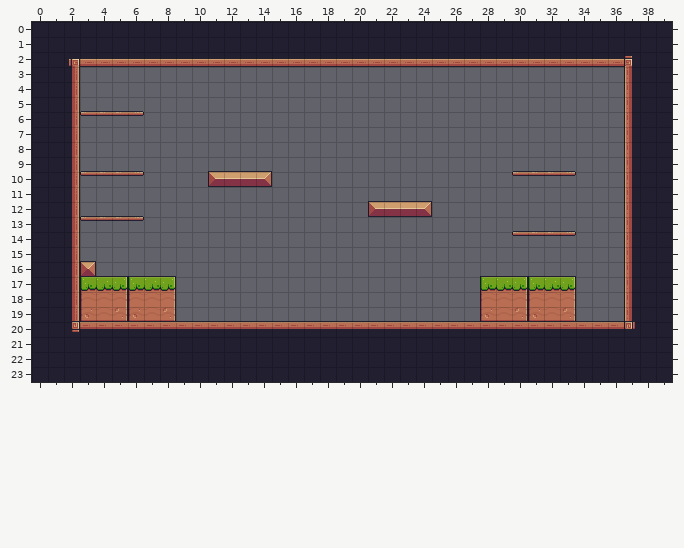
Two states of a Tiled map, assets/tiles/Level-01.tmx. The first picture shows the starting point.
Cells are 16x15 px. Shown: x 0..39, y 0..23.
Now the later version:
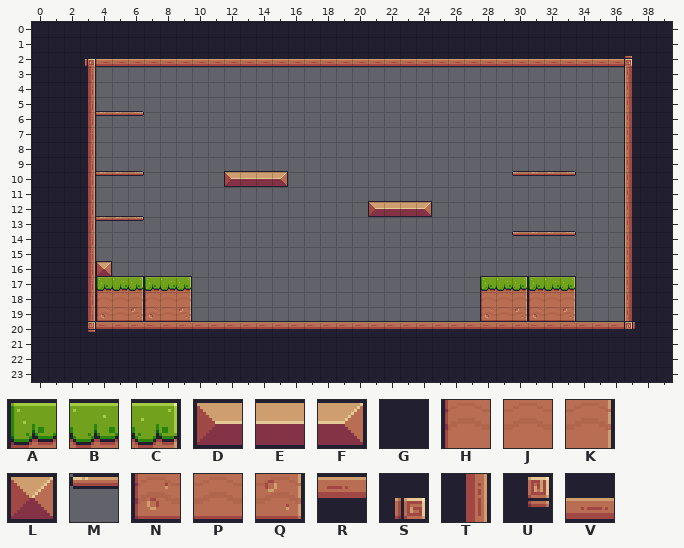
Key: from "Pixel": A 6, B 7, C 8, D 12, E 13, F 14, G 23, H 28, J 29, K 30, L 34, M 39, N 50, P 51, Q 52, R 89, S 91, T 112, U 113, V 133.
_ is an empty cell, . an unchanged one.
Change:
--- layer "backgorund"
@@ x 2..15 @@
- 2 SV............
- 3 T_............
- 4 T_............
- 5 T_............
- 6 TM............
- 7 T_............
- 8 T_............
- 9 T_............
-10 TM.......DE.F_
-11 T_............
-12 T_............
-13 TM............
-14 T_............
-15 T_............
-16 TL_...........
-17 TABCABC_......
-18 THJKHJK_......
-19 TNPQNPQ_......
-20 UR............
+ 2 GS............
+ 3 GT............
+ 4 GT............
+ 5 GT............
+ 6 GT............
+ 7 GT............
+ 8 GT............
+ 9 GT............
+10 GT......._D.EF
+11 GT............
+12 GT............
+13 GT............
+14 GT............
+15 GT............
+16 GTL...........
+17 GTABCABC......
+18 GTHJKHJK......
+19 GTNPQNPQ......
+20 GU............
Changed places in both pictures, as pixel boxes (x1, y1, x2, y2):
changed: (69, 59, 192, 332)
changed: (208, 171, 231, 187)
changed: (265, 171, 288, 187)
